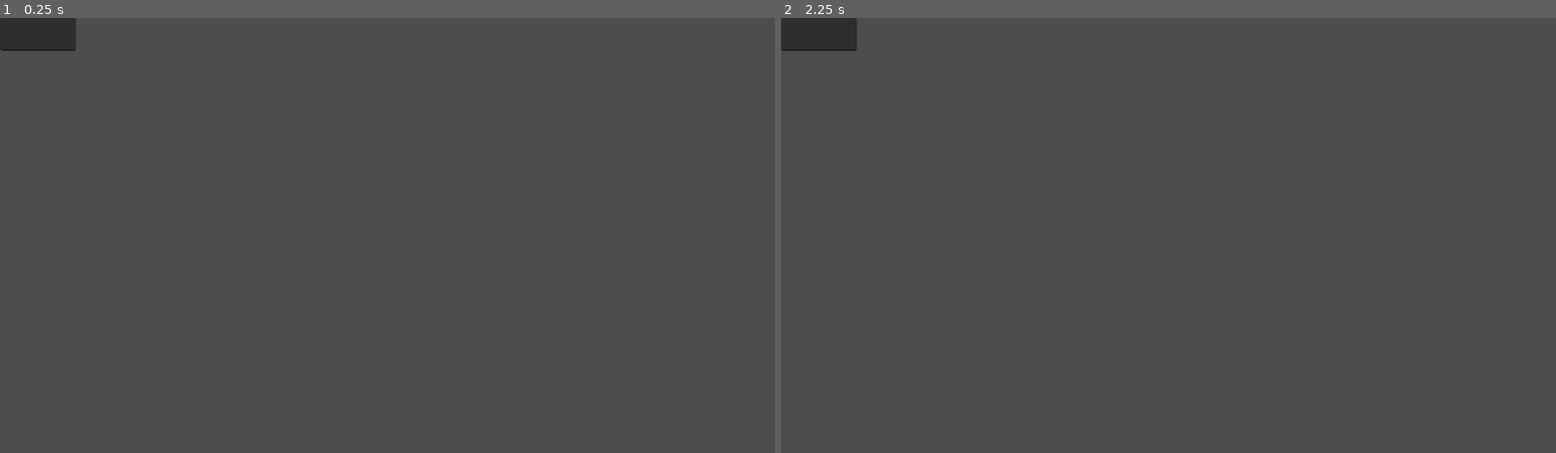
Above: before the commit, frames 1-2 (left to right).
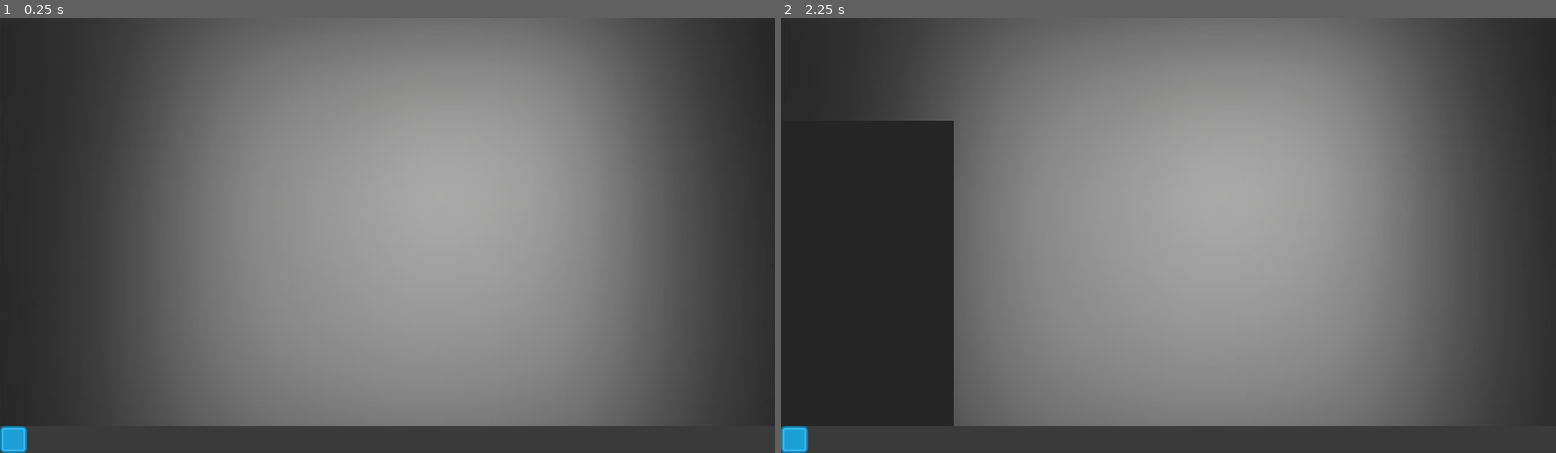
Above: after the commit, the same moments.

Repository: TheSteelCrow/SteelOS
Game: Godot game, scene res://Scenes/main_ui.tscn
Same seed, same stepped clock (60 frames per second), same inputs: the game is played once before the commit and once after it.
Inputs (mouse positions are in pixels of both pictures, inside the frame that each line leads up to):
- Up to frame 1 (0.25 s): no input
- Up to frame 2 (2.25 s): click (796, 439) at 0.52 s; tap Enter at 1.25 s; tap Space at 2 s

The runs differ from the first frame. In frame 1, 65% of the frame differs, in the area x 0-100%, y 0-100%; in frame 2, 74%.

Commit message:
6 24 2024
Start Menu
Taskbar
Start Menu Button

Diff:
--- a/Scenes/main_ui.tscn
+++ b/Scenes/main_ui.tscn
@@ -1,4 +1,14 @@
-[gd_scene format=3 uid="uid://cp44wmwlptbkc"]
+[gd_scene load_steps=6 format=3 uid="uid://cp44wmwlptbkc"]
+
+[ext_resource type="Texture2D" uid="uid://4ayejenfoo1k" path="res://Images/Background1.jpg" id="1_avarr"]
+[ext_resource type="Script" path="res://Scripts/Taskbar.gd" id="2_0hvxi"]
+[ext_resource type="Texture2D" uid="uid://c0lqj2ns0wpah" path="res://Images/check_square_color.png" id="3_snk6m"]
+
+[sub_resource type="StyleBoxFlat" id="StyleBoxFlat_4vrhd"]
+bg_color = Color(0.227451, 0.227451, 0.227451, 1)
+
+[sub_resource type="StyleBoxFlat" id="StyleBoxFlat_3cq8d"]
+bg_color = Color(0.145098, 0.145098, 0.145098, 1)
 
 [node name="MainUI" type="Control"]
 layout_mode = 3
@@ -8,7 +18,33 @@
 grow_horizontal = 2
 grow_vertical = 2
 
-[node name="TextEdit" type="TextEdit" parent="."]
+[node name="Background" type="TextureRect" parent="."]
 layout_mode = 0
-offset_right = 113.0
-offset_bottom = 49.0
+offset_right = 1152.0
+offset_bottom = 648.0
+texture = ExtResource("1_avarr")
+
+[node name="Taskbar" type="Panel" parent="."]
+layout_mode = 0
+offset_top = 608.0
+offset_right = 1152.0
+offset_bottom = 648.0
+theme_override_styles/panel = SubResource("StyleBoxFlat_4vrhd")
+script = ExtResource("2_0hvxi")
+
+[node name="MenuButton" type="TextureButton" parent="Taskbar"]
+layout_mode = 0
+offset_right = 40.0
+offset_bottom = 40.0
+scale = Vector2(0.625486, 0.622676)
+texture_normal = ExtResource("3_snk6m")
+
+[node name="Menu" type="Panel" parent="."]
+layout_mode = 0
+offset_top = 153.0
+offset_right = 40.0
+offset_bottom = 193.0
+scale = Vector2(6.42182, 11.379)
+theme_override_styles/panel = SubResource("StyleBoxFlat_3cq8d")
+
+[connection signal="button_up" from="Taskbar/MenuButton" to="Taskbar" method="_on_menu_button_button_up"]
--- /dev/null
+++ b/Scripts/Taskbar.gd
@@ -0,0 +1,22 @@
+extends Node
+
+var MenuPanel
+var MenuOpen = false
+
+# Called when the node enters the scene tree for the first time.
+func _ready():
+	MenuPanel = get_parent().get_node("Menu")
+	MenuPanel.hide()
+
+# Called every frame. 'delta' is the elapsed time since the previous frame.
+func _process(delta):
+	pass
+
+func _on_menu_button_button_up():
+	print("Menu Button Pressed")
+	if(MenuOpen):
+		MenuOpen = !MenuOpen
+		MenuPanel.hide()
+	else:
+		MenuOpen = !MenuOpen
+		MenuPanel.show()
Binary file added: Images/Background1.jpg
Not shown, added: Images/Background1.jpg.import
Binary file added: Images/check_square_color.png
Not shown, added: Images/check_square_color.png.import
